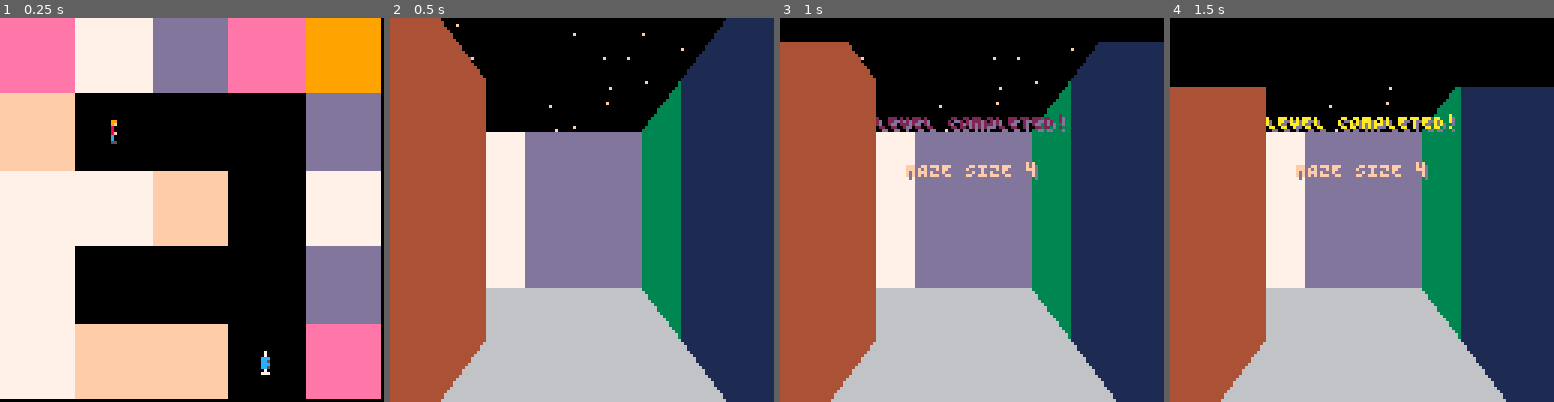
Above: before the commit, frames 1-4 (left to right).
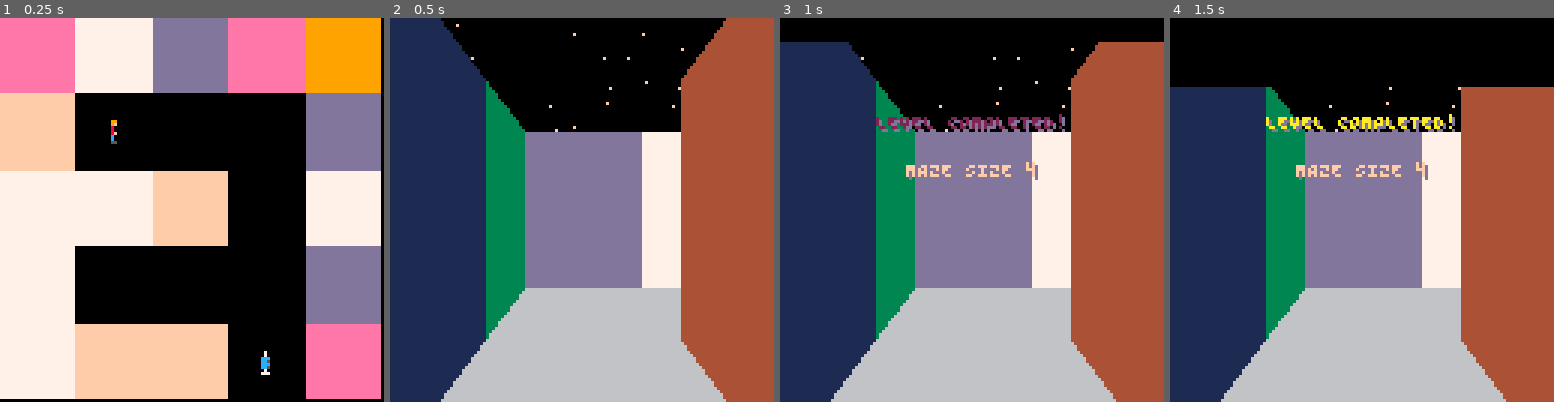
Above: after the commit, the same moments.

Repository: hypp/ld48
Game: PICO-8 cartridge carts/ld48.p8
Same seed, same stepped clock (60 frames per second), same inputs: the game is played once before the commit and once after it.
Inputs:
- Up to frame 1 (0.25 s): no input
- Up to frame 2 (0.5 s): tap X (X key) at 0.33 s
- Up to frame 3 (1 s): tap O (Z key) at 0.7 s
- Up to frame 4 (1.5 s): tap X (X key) at 1.07 s

Frame 1 is identical in both runs. In frame 2, 56% of the frame differs, in the area x 0-100%, y 0-100%; in frame 3, 54%; in frame 4, 49%.

Commit message:
fix inverted casting angle

Diff:
--- a/carts/ld48.p8
+++ b/carts/ld48.p8
@@ -157,9 +157,9 @@
 function player_update()
   -- btn 0,1 left and right
   if btn(0) then
+    player.angle += 0.01
+  elseif btn(1) then
     player.angle -= 0.01
-  elseif btn(1) then
-    player.angle += 0.01
   end
 
 -- calculate player direction
@@ -167,8 +167,8 @@
   player.direction_y = sin(player.angle)*1
 
 -- camera plane is perpendicular to player direction
-  camera.plane_x = cos(player.angle+1.0/4)*0.66
-  camera.plane_y = sin(player.angle+1.0/4)*0.66
+  camera.plane_x = cos(player.angle+3/4)*0.66
+  camera.plane_y = sin(player.angle+3/4)*0.66
 
   speed = 0
   if btn(2) then
